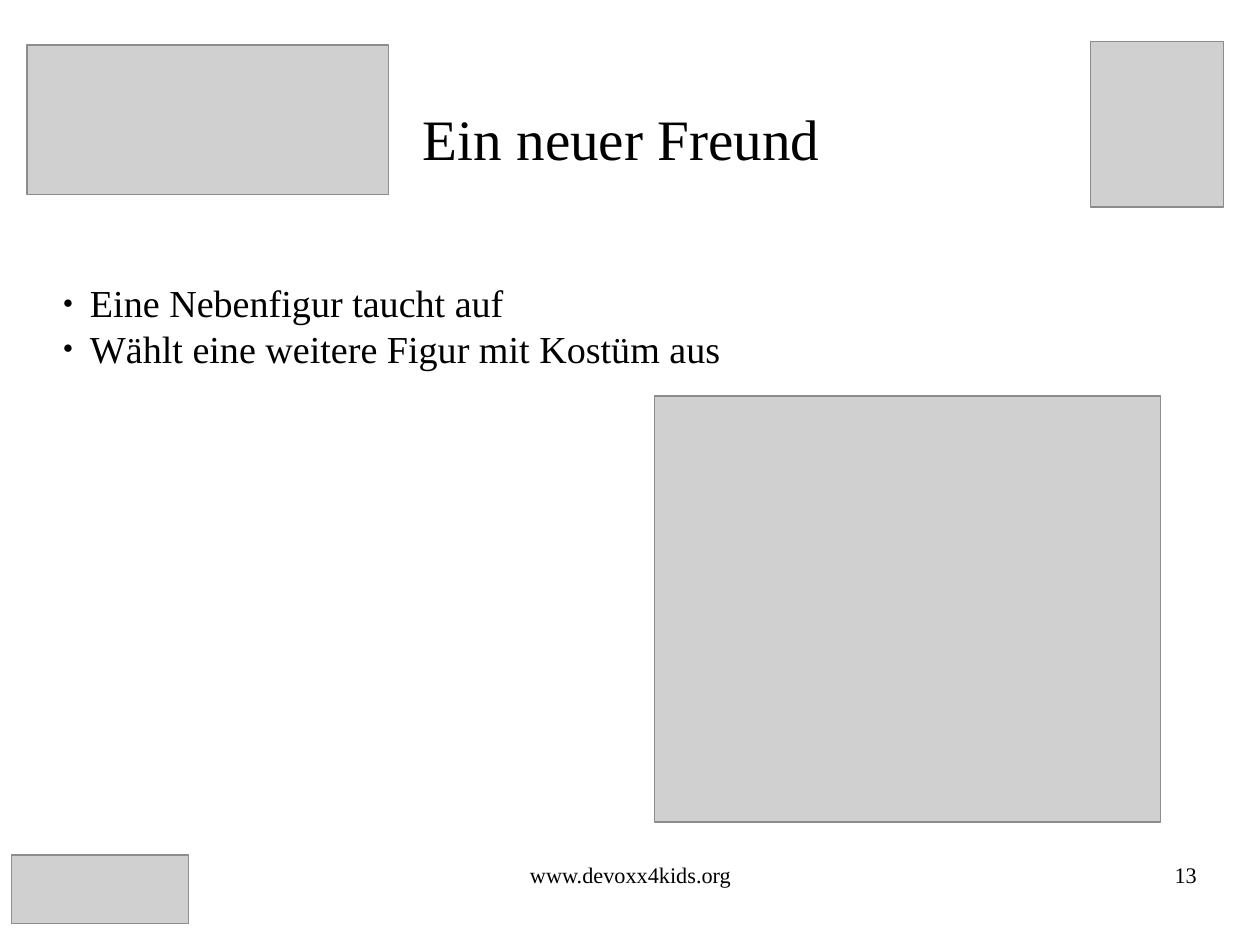
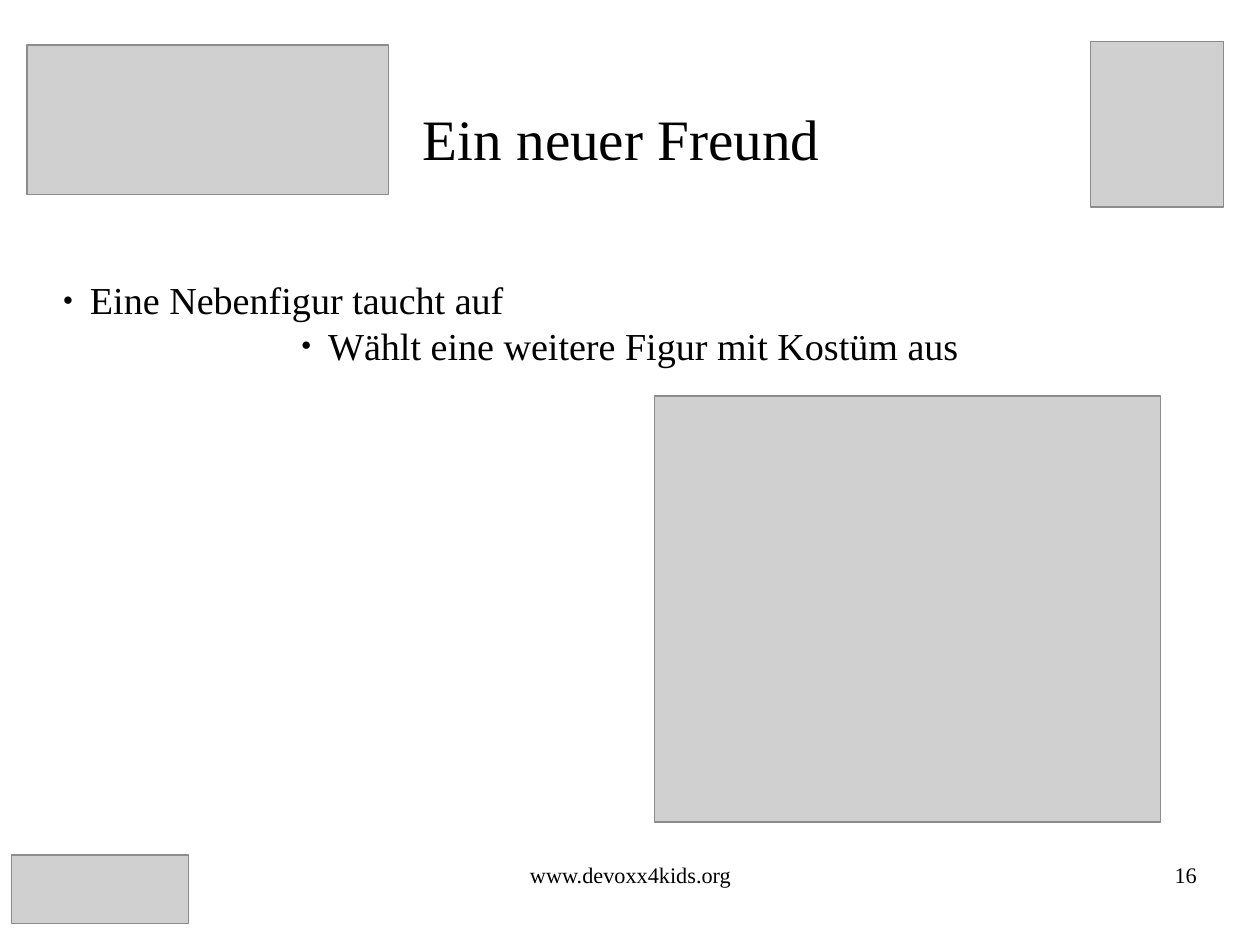
Before and after one commit to Devoxx4KidsDE/workshop-scratch, a slide deck: slide 16 of treasure_hunt/Schatz_Suche_Scratch_Aufgaben.odp (slide 13 before the commit). Drawn at 1260x945 pixels with LibreOffice and Linux fonts; fonts in the diff are those of the drawing; grey boxes stand for pictures. Boxes give left, top, right and bottom in pixels: in the first picture for what was removed or moved away, otherwise in the second. Text is boxed around its words. In the diff, an @@ line names an element or a change of style, - is before the commit and + after.

```diff
--- a/treasure_hunt/Schatz_Suche_Scratch_Aufgaben.odp
+++ b/treasure_hunt/Schatz_Suche_Scratch_Aufgaben.odp
@@ subtitle at (328, 333, 959, 367): alignment left to centre @@
@@ page number at (1175, 868, 1197, 884): text changed @@
-13
+16
```
Also in this commit, not shown: 13 other slides changed, 20 slides added, 1 other file.
